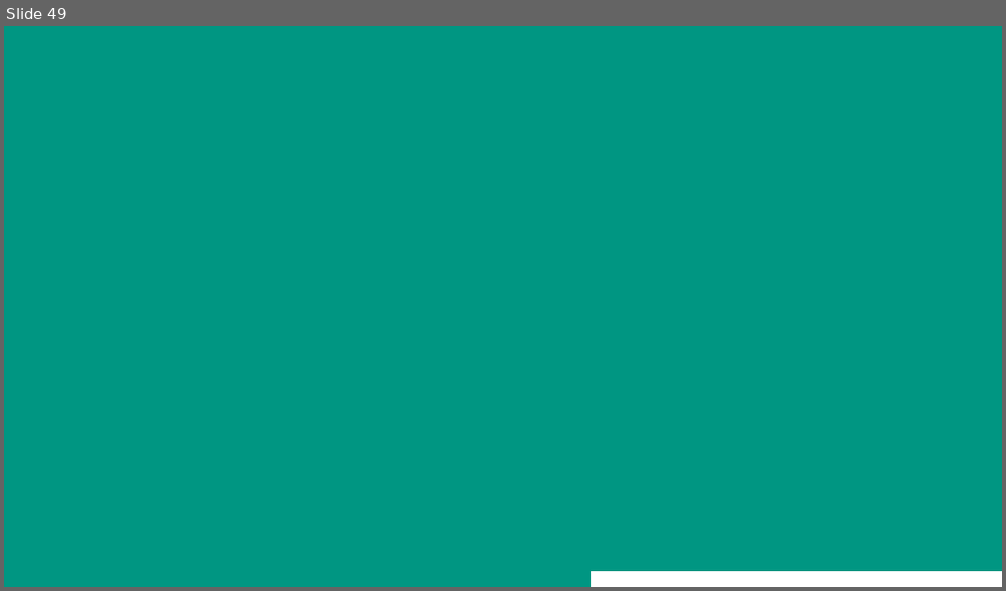
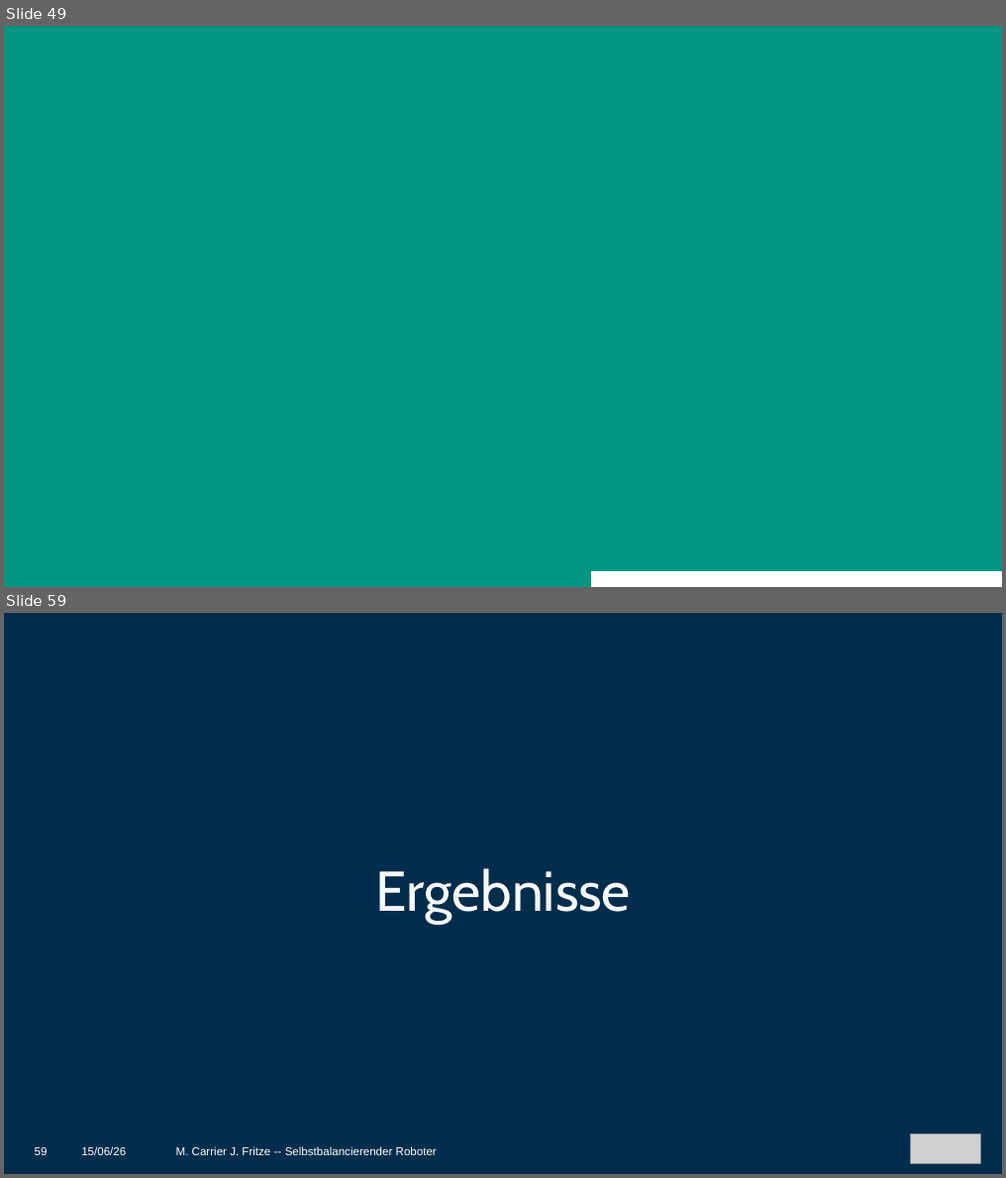
Before and after one commit to MCITBA/Lok_Prak_Rob, a slide deck: Finale_Präsentation_erw.pptx. Shown one above the other, each under a label of ours: slide 49 before the commit, slides 49 and 59 after it; the slides between them are not shown. The pictures are 1006x591 and 1006x1178 pixels, drawn with LibreOffice and Linux fonts; fonts in the diff are those of the drawing; grey boxes stand for pictures; background and template pictures are left out. Boxes give left, top, right and bottom in pixels: in the first picture for what was removed or moved away, otherwise in the second. Text is boxed around its words. In the diff, an @@ line names an element or a change of style, - is before the commit and + after.

```diff
--- a/Finale_Präsentation_erw.pptx
+++ b/Finale_Präsentation_erw.pptx
@@ slide 59 added at [4,613,1002,1174], background #002D4C @@
@@ text added at [376,868,631,924], 54 pt, text #F8F9FA @@
+Ergebnisse
@@ picture added at [911,1135,981,1164] @@
@@ page number added at [35,1148,48,1156], 11 pt, text #FFFFFF @@
+59
@@ text added at [81,1148,126,1156], 11 pt, text #FFFFFF @@
+15/06/26
@@ text added at [176,1148,437,1156], 11 pt, text #FFFFFF @@
+M. Carrier J. Fritze -- Selbstbalancierender Roboter
```
Also in this commit, not shown: 52 slides changed, 3 other slides added, 2 slides removed.
